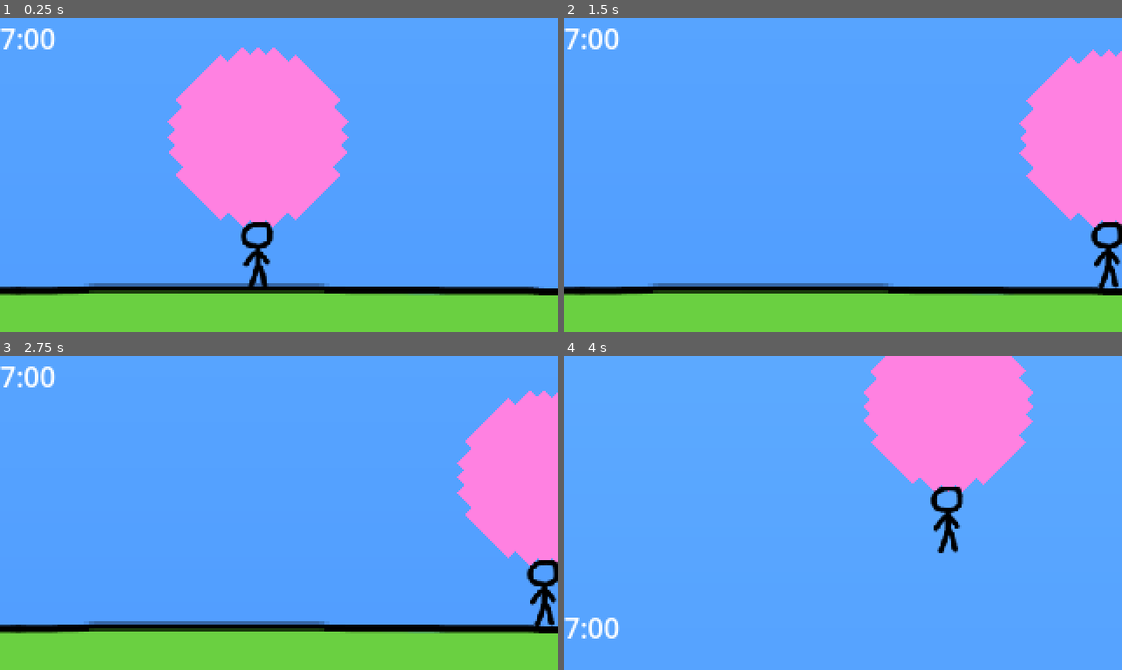
Above: before the commit, frames 1-4 (two rows, left to right).
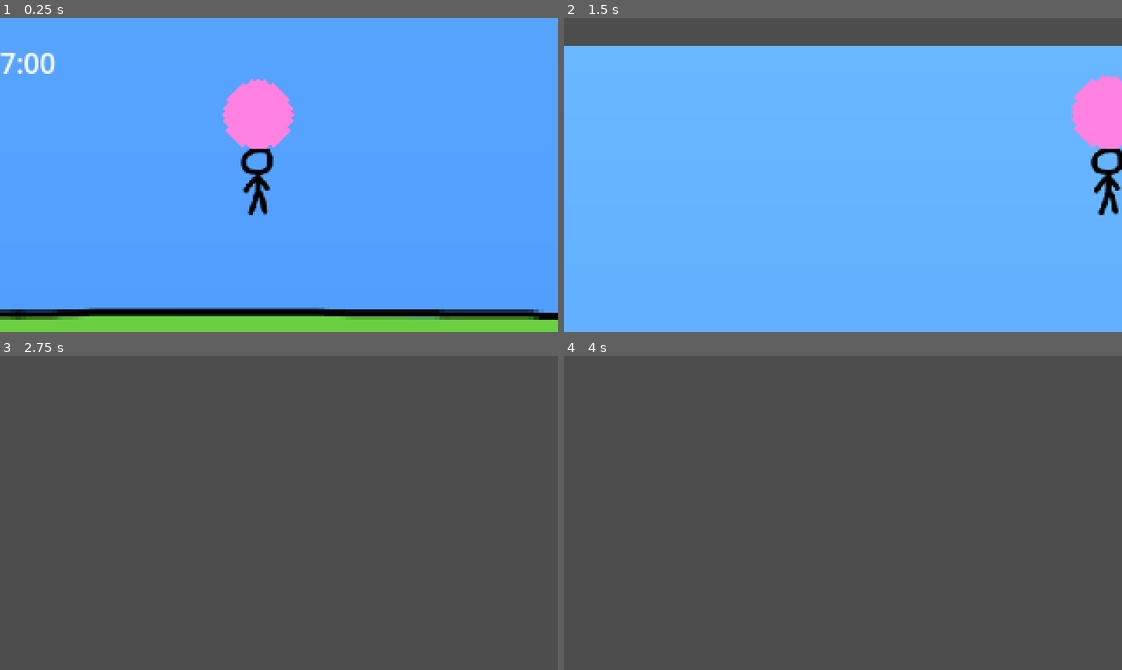
Above: after the commit, the same moments.

Repository: eagle-eye-scouter/GGJ_BubbleBlowing
Game: Godot game, scene res://scenes/scroll_world.tscn
Same seed, same stepped clock (60 frames per second), same inputs: the game is played once before the commit and once after it.
Inputs:
- Up to frame 1 (0.25 s): no input
- Up to frame 2 (1.5 s): tap Enter (ui_accept) at 0.5, 0.77 s; hold D (player_right) 0.53-1.28 s; hold Space (player_breath) 0.53-1.28 s; hold S (player_down) from 1.28 s (still down); tap Space (player_breath) at 1.35 s
- Up to frame 3 (2.75 s): tap Enter (ui_accept) at 1.52 s; release S (player_down) at 2.03 s; hold D (player_right) from 2.03 s (still down); hold Space (player_breath) from 2.03 s (still down)
- Up to frame 4 (4 s): tap Enter (ui_accept) at 2.75, 3.02, 3.77 s; release D (player_right) at 2.78 s; release Space (player_breath) at 2.78 s; hold W (player_up) 2.78-3.53 s; tap Space (player_breath) at 2.85 s; hold A (player_left) from 3.53 s (still down); hold Space (player_breath) from 3.53 s (still down)

The runs differ from the first frame. In frame 1, 23% of the frame differs, in the area x 0-100%, y 3-97%; in frame 2, 31%; in frame 3, 100%, in the area x 0-100%, y 0-100%; in frame 4, 100%.

Commit message:
Add bubble float; shrink bubble sprite

Diff:
--- a/scenes/player.tscn
+++ b/scenes/player.tscn
@@ -9,7 +9,6 @@
 height = 42.0
 
 [node name="Character" type="RigidBody2D"]
-gravity_scale = 0.0
 lock_rotation = true
 script = ExtResource("1_ssbc3")
 
--- a/scripts/player.gd
+++ b/scripts/player.gd
@@ -8,11 +8,11 @@
 const VERT_SPEED_MAX : float = 2000
 const SPEED_MAX := Vector2(HORI_SPEED_MAX, VERT_SPEED_MAX)
 const INFLATE_SPEED : float = 0.01
-#const DEFLATE_SPEED : float = 45.0
 const DECELLERATION : float = 0.90
 const DECCELERATION_RATE := Vector2(DECELLERATION, DECELLERATION)
+const LEVITY : float = 4000.0
 
-var state := State.START
+var state := State.ALIVE
 @onready var bubble : GumBubble = $Bubble
 @onready var sprite : Sprite2D = $Sprite
 
@@ -28,7 +28,7 @@
 
 
 # Called every frame. 'delta' is the elapsed time since the previous frame.
-func _process(delta: float) -> void:
+func _physics_process(delta: float) -> void:
 	if Input.is_action_pressed("player_breath"):
 		bubble.volume += INFLATE_SPEED
 	match state:
@@ -51,7 +51,11 @@
 	## Piecewise multiply the vectors, to enable smoother transition to the desired direction
 	## Clamp the result to prevent excessive speed
 	linear_velocity = (linear_velocity + vector * ACCELERATION_RATE).clamp(-SPEED_MAX, SPEED_MAX)
-	pass
+
+	if state == State.ALIVE:
+		var levity = -1 * bubble.volume * LEVITY
+		linear_velocity += Vector2(0, levity * delta)
+		print(linear_velocity)
 
 
 func _handle_death_animation(delta: float) -> void:
@@ -63,8 +67,6 @@
 	sprite.position += Vector2(0, 3*delta)
 	sprite.position += Vector2(0, bubble.inflation*delta)
 
-	pass
-
 
 func kill() -> void:
 	if state != State.START:
--- a/scripts/player_bubble.gd
+++ b/scripts/player_bubble.gd
@@ -3,7 +3,8 @@
 
 const MAX_RADIUS = 100
 const MAX_VOLUME = 100
-var volume = 2
+const SCALING_FACTOR := 0.5
+@export var volume = 1
 var deflate_factor = 0.75 ## Multiplicative rate of decay per second
 const SWALLOW_THRESHOLD = 0.001
 
@@ -20,5 +21,5 @@
 		volume = max(0, volume)
 	volume = min(MAX_VOLUME, volume)
 
-	var radius = min(MAX_RADIUS, pow(3 * volume / (4 * PI), 1.0/3.0))
+	var radius = min(MAX_RADIUS, pow(3 * volume / (4 * PI), 1.0/3.0)) * SCALING_FACTOR
 	scale = Vector2.ONE * radius
